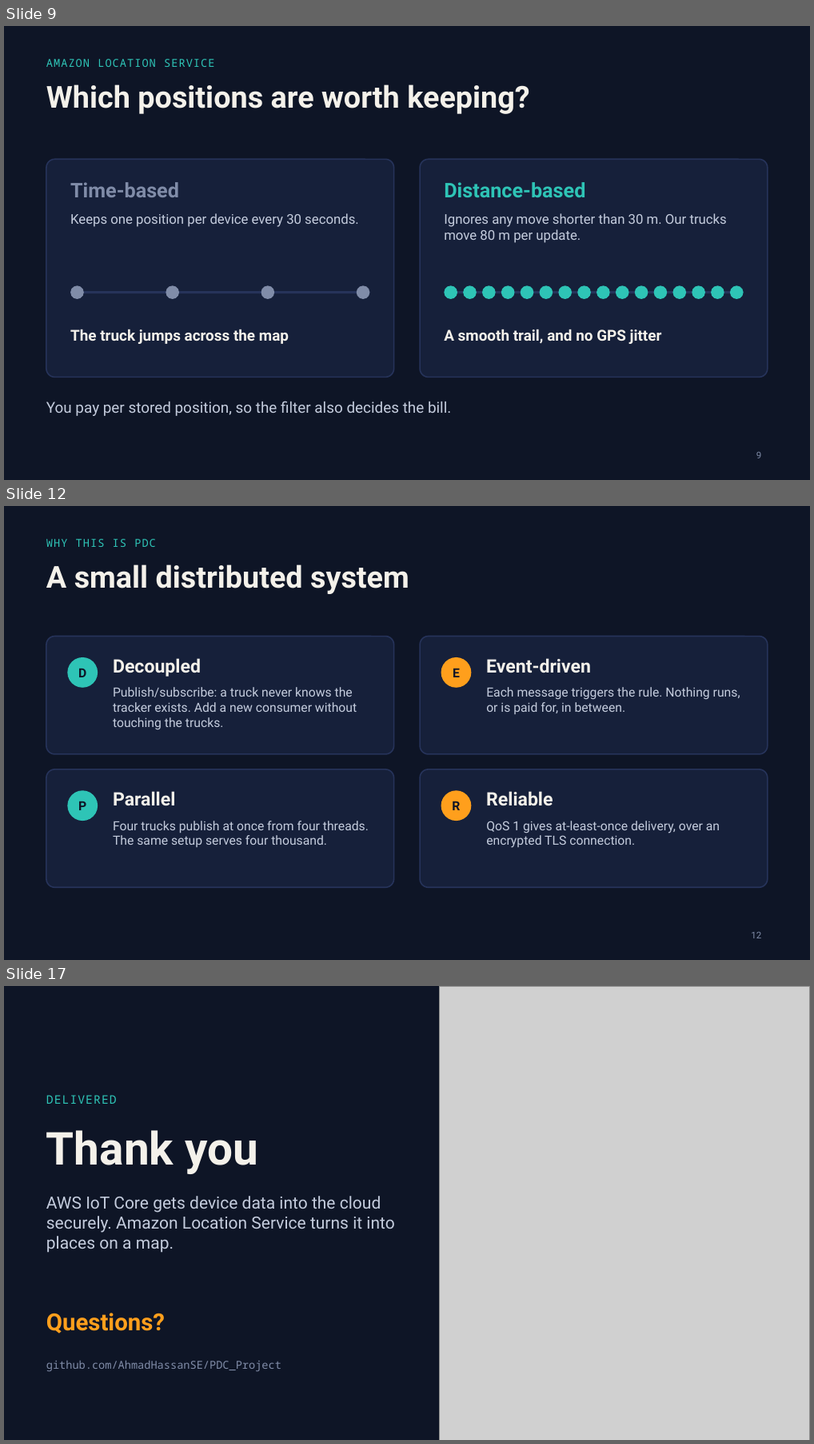
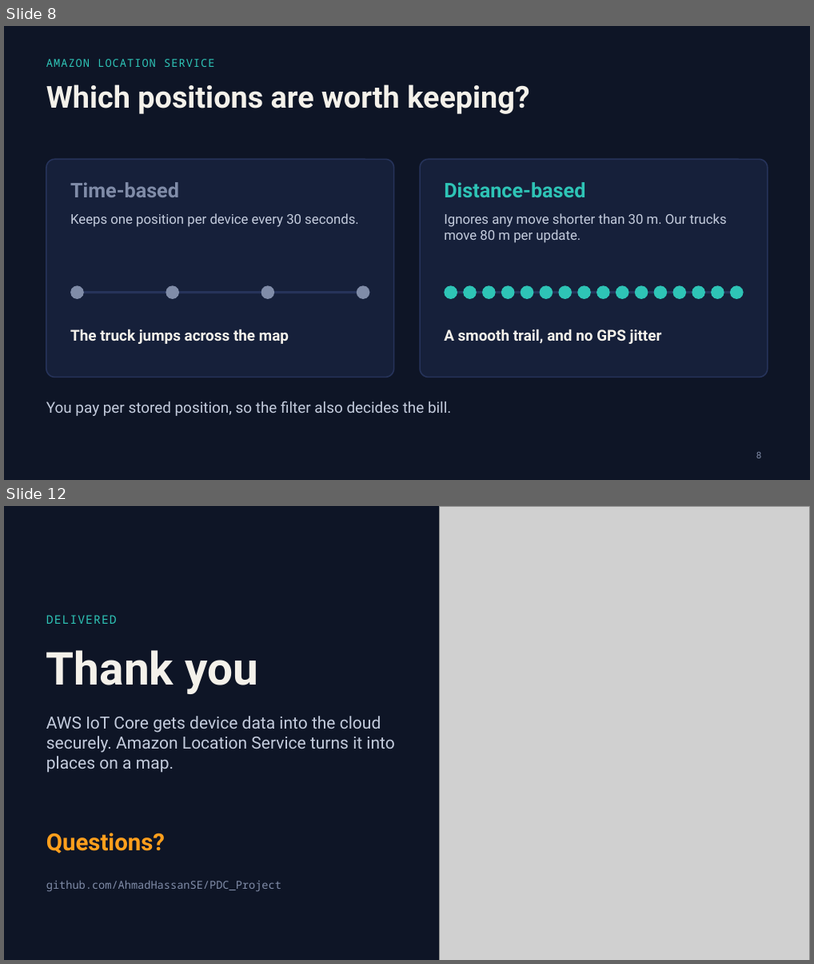
Before and after one commit to AhmadHassanSE/PDC_Project, a slide deck: Live Delivery Tracker - Fleet Presentation.pptx. Shown one above the other, each under a label of ours: slides 9, 12 and 17 before the commit, slides 8 and 12 after it; the slides between them are not shown. The pictures are 814x1444 and 814x964 pixels, drawn with LibreOffice and Linux fonts; fonts in the diff are those of the drawing; grey boxes stand for pictures. Boxes give left, top, right and bottom in pixels: in the first picture for what was removed or moved away, otherwise in the second. Text is boxed around its words. In the diff, an @@ line names an element or a change of style, - is before the commit and + after.

```diff
--- a/Live Delivery Tracker - Fleet Presentation.pptx
+++ b/Live Delivery Tracker - Fleet Presentation.pptx
@@ slide 12 removed at (4, 506, 810, 960), background #0E1526 @@
@@ text removed at (46, 539, 156, 547) @@
-WHY THIS IS PDC
@@ title removed at (46, 564, 410, 594) @@
-A small distributed system
@@ rounded rectangle removed at (46, 636, 394, 754) @@
@@ rounded rectangle removed at (420, 636, 768, 754) @@
@@ ellipse removed at (67, 657, 98, 688) @@
-D
@@ text removed at (113, 658, 201, 676) @@
-Decoupled
@@ ellipse removed at (442, 657, 472, 688) @@
-E
@@ text removed at (486, 658, 591, 673) @@
-Event-driven
@@ text removed at (113, 687, 357, 730) @@
-Publish/subscribe: a truck never knows the tracker exists. Add a new consumer without touching the trucks.
@@ text removed at (486, 687, 741, 714) @@
-Each message triggers the rule. Nothing runs, or is paid for, in between.
@@ rounded rectangle removed at (46, 769, 394, 887) @@
@@ rounded rectangle removed at (420, 769, 768, 887) @@
@@ ellipse removed at (67, 790, 98, 820) @@
-P
@@ text removed at (113, 791, 175, 806) @@
-Parallel
@@ ellipse removed at (442, 790, 472, 820) @@
-R
@@ text removed at (486, 791, 553, 806) @@
-Reliable
@@ text removed at (113, 820, 369, 847) @@
-Four trucks publish at once from four threads. The same setup serves four thousand.
@@ text removed at (486, 820, 720, 848) @@
-QoS 1 gives at-least-once delivery, over an encrypted TLS connection.
@@ page number removed at (751, 932, 762, 938) @@
-12
@@ what was slide 9 is now slide 8 @@
@@ what was slide 17 is now slide 12 @@
```
Also in this commit, not shown: 4 slides changed, 4 other slides removed, 1 other file.
